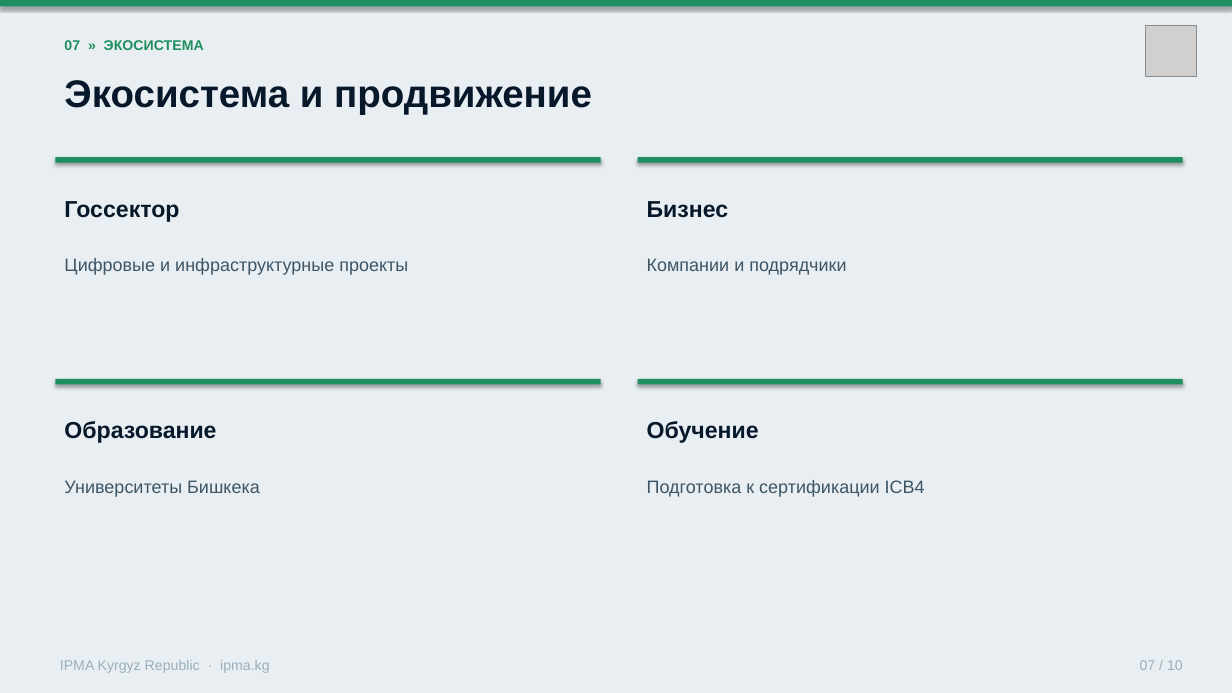
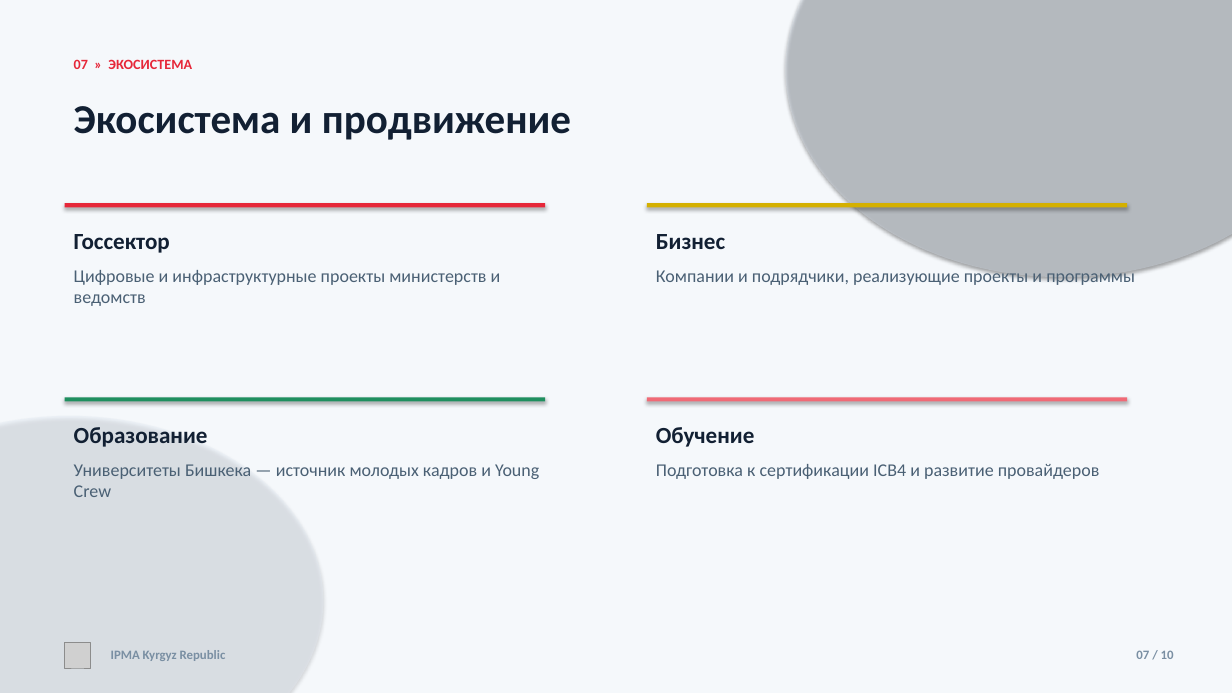
Before and after one commit to umekishev/umekishev, a slide deck: slide 7 of presentations/IPMA_Kyrgyzstan_CoD_Presentation.pptx. Drawn at 1232x693 pixels with LibreOffice and Linux fonts; fonts in the diff are those of the drawing; grey boxes stand for pictures. Boxes give left, top, right and bottom in pixels: in the first picture for what was removed or moved away, otherwise in the second. Text is boxed around its words. In the diff, an @@ line names an element or a change of style, - is before the commit and + after.

```diff
--- a/presentations/IPMA_Kyrgyzstan_CoD_Presentation.pptx
+++ b/presentations/IPMA_Kyrgyzstan_CoD_Presentation.pptx
@@ rectangle at (x1=0, y1=0, x2=1232, y2=693): fill #E8EEF2 to #F5F8FB @@
@@ rectangle removed at (x1=0, y1=0, x2=1232, y2=6) @@
@@ ellipse added at (x1=786, y1=0, x2=1232, y2=277), fill #DCE6F2 at 35% opacity @@
@@ text "07 » ЭКОСИСТЕМА" moved from (x1=64, y1=40, x2=204, y2=50) to (x1=74, y1=59, x2=192, y2=69) @@
@@ text "07 » ЭКОСИСТЕМА" at (x1=74, y1=59, x2=192, y2=69): font Arial to Calibri, text colour #1F8F5F to #E62739 @@
@@ text "Экосистема и продвижение" moved from (x1=64, y1=80, x2=592, y2=115) to (x1=74, y1=106, x2=571, y2=140) @@
@@ text "Экосистема и продвижение" at (x1=74, y1=106, x2=571, y2=140): size 30 to 32 pt, font Arial to Calibri, text colour #07182A to #122033 @@
@@ text removed at (x1=64, y1=201, x2=179, y2=222) @@
-Госсектор
@@ rectangle resized from (x1=55, y1=157, x2=601, y2=163) to (x1=65, y1=203, x2=545, y2=207) @@
@@ rectangle at (x1=65, y1=203, x2=545, y2=207): fill #1F8F5F to #E62739 @@
@@ rectangle resized from (x1=638, y1=157, x2=1183, y2=163) to (x1=647, y1=203, x2=1128, y2=207) @@
@@ rectangle at (x1=647, y1=203, x2=1128, y2=207): fill #1F8F5F to #D4B000 @@
@@ text removed at (x1=647, y1=201, x2=729, y2=218) @@
-Бизнес
@@ text at (x1=74, y1=234, x2=501, y2=306): text changed; font Arial to Calibri; text colour #3D5566 to #4A6074 @@
-Цифровые и инфраструктурные проекты
+Госсектор
+Цифровые и инфраструктурные проекты министерств и ведомств
@@ text at (x1=656, y1=234, x2=1135, y2=287): text changed; font Arial to Calibri; text colour #3D5566 to #4A6074 @@
-Компании и подрядчики
+Бизнес
+Компании и подрядчики, реализующие проекты и программы
@@ ellipse added at (x1=0, y1=416, x2=323, y2=693), fill #E3EBF4 at 40% opacity @@
@@ rectangle resized from (x1=55, y1=379, x2=601, y2=384) to (x1=65, y1=397, x2=545, y2=401) @@
@@ rectangle resized from (x1=638, y1=379, x2=1183, y2=384) to (x1=647, y1=397, x2=1128, y2=401) @@
@@ rectangle at (x1=647, y1=397, x2=1128, y2=401): fill #1F8F5F to #F06A76 @@
@@ text removed at (x1=64, y1=421, x2=216, y2=443) @@
-Образование
@@ text at (x1=74, y1=427, x2=539, y2=497): text changed; font Arial to Calibri; text colour #3D5566 to #4A6074 @@
-Университеты Бишкека
+Образование
+Университеты Бишкека — источник молодых кадров и Young Crew
@@ text removed at (x1=647, y1=421, x2=759, y2=443) @@
-Обучение
@@ text at (x1=656, y1=427, x2=1100, y2=479): text changed; font Arial to Calibri; text colour #3D5566 to #4A6074 @@
-Подготовка к сертификации ICB4
+Обучение
+Подготовка к сертификации ICB4 и развитие провайдеров
@@ picture resized from (x1=1146, y1=26, x2=1197, y2=77) to (x1=65, y1=642, x2=91, y2=668) @@
@@ text at (x1=111, y1=650, x2=226, y2=661): text changed; size 11 to 10 pt; font Arial to Calibri; text colour #9AAFBD to #7A8FA3; bold on @@
-IPMA Kyrgyz Republic · ipma.kg
+IPMA Kyrgyz Republic
@@ text "07 / 10" moved from (x1=1140, y1=660, x2=1183, y2=670) to (x1=1136, y1=650, x2=1174, y2=659) @@
@@ text "07 / 10" at (x1=1136, y1=650, x2=1174, y2=659): size 11 to 10 pt, font Arial to Calibri, text colour #9AAFBD to #7A8FA3, bold on @@
```
Also in this commit, not shown: 9 other slides changed.
